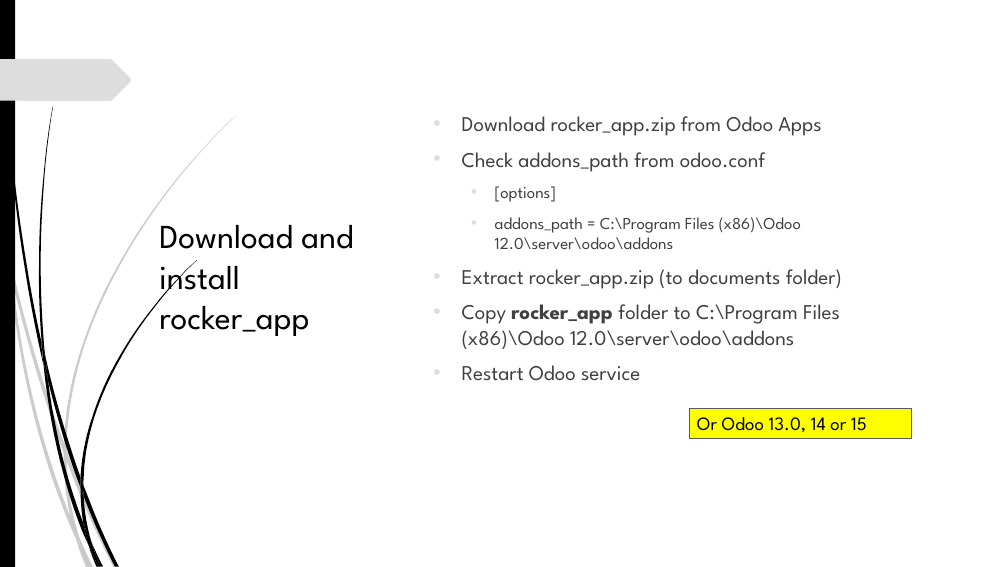
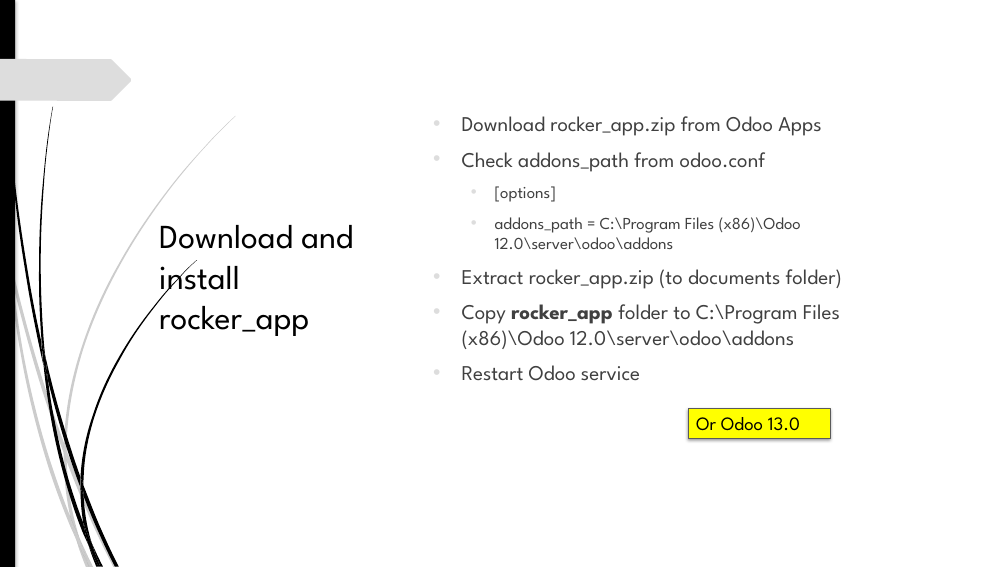
Before and after one commit to akarki58/rocker_app, a slide deck: slide 5 of rocker_app/docs/Rocker_install.pptx (slide 6 before the commit). Drawn at 1008x567 pixels with LibreOffice and Linux fonts; fonts in the diff are those of the drawing; background and template pictures are left out. Boxes give left, top, right and bottom in pixels: in the first picture for what was removed or moved away, otherwise in the second. Text is boxed around its words. In the diff, an @@ line names an element or a change of style, - is before the commit and + after.

```diff
--- a/rocker_app/docs/Rocker_install.pptx
+++ b/rocker_app/docs/Rocker_install.pptx
@@ rectangle at [0, 0, 15, 567]: shadow on @@
@@ outline redrawn in 9 elements at [11, 261, 64, 453], [67, 451, 117, 567], [8, 265, 76, 540], [64, 453, 79, 538], [2, 0, 43, 364], [39, 107, 53, 357], [80, 260, 197, 485], [80, 477, 83, 496], [0, 59, 132, 101] @@
@@ rectangle "Or Odoo 13.0": place and size @@
-rectangle "Or Odoo 13.0" at [690, 408, 911, 439]
+rectangle "Or Odoo 13.0" at [689, 408, 830, 439]
@@ rectangle "Or Odoo 13.0" at [689, 408, 830, 439]: outline #5B5B5B 0.75 pt to #5A5A5A 0.75 pt; shadow on @@
@@ text in rectangle at [696, 417, 800, 431]: text changed @@
-Or Odoo 13.0, 14 or 15
+Or Odoo 13.0
```
Also in this commit, not shown: 11 other slides changed, 4 slides added, 1 slide removed, 8 other files.
